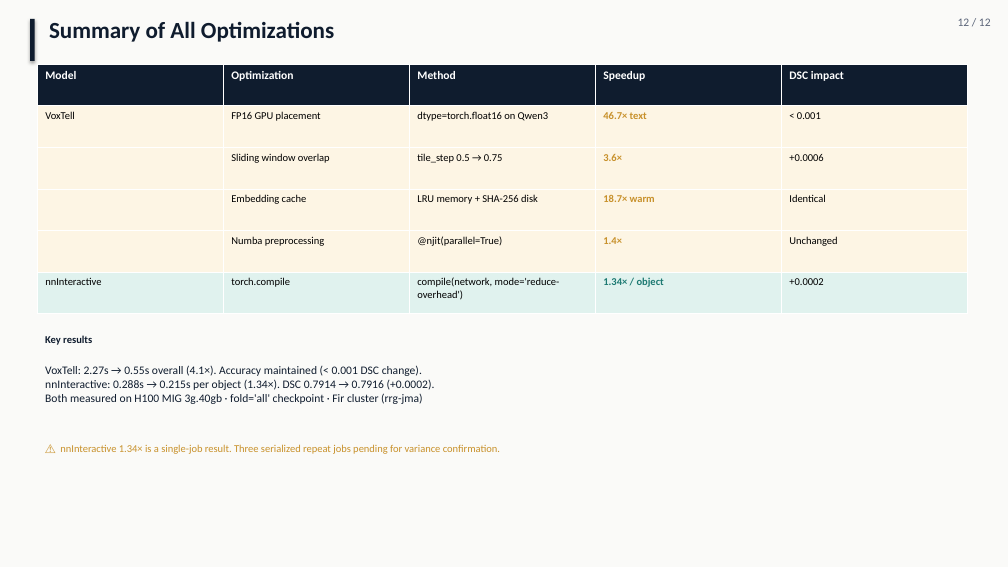
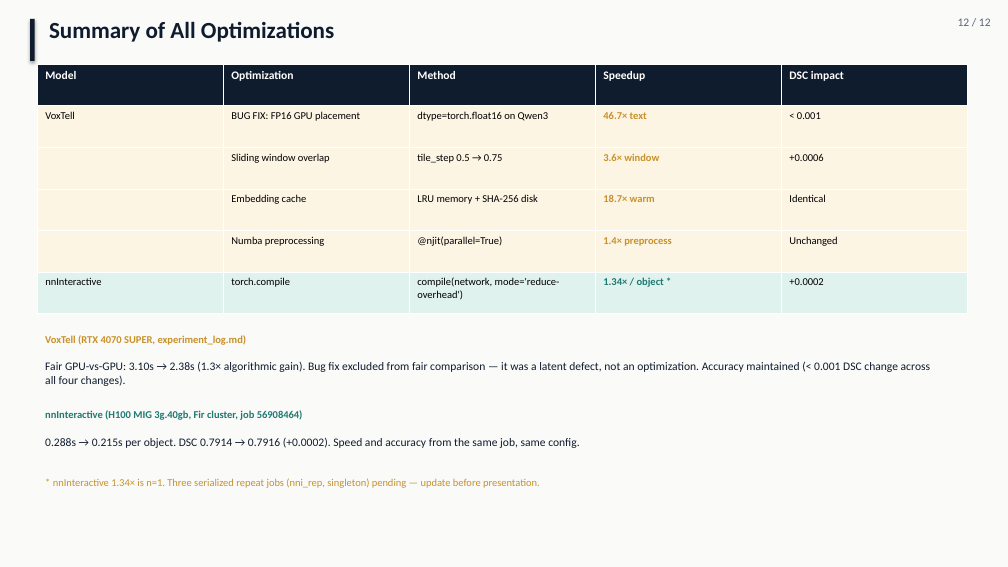
Before and after one commit to pentaexe/VoxTell-main, a slide deck: slide 12 of slides.pptx. Drawn at 1008x567 pixels with LibreOffice and Linux fonts; fonts in the diff are those of the drawing. Boxes give left, top, right and bottom in pixels: in the first picture for what was removed or moved away, otherwise in the second. Text is boxed around its words. In the diff, an @@ line names an element or a change of style, - is before the commit and + after.

```diff
--- a/slides.pptx
+++ b/slides.pptx
@@ table at (38, 64, 968, 314) @@
-row 2, column 2: FP16 GPU placement
+row 2, column 2: BUG FIX: FP16 GPU placement
-row 3, column 4: 3.6×
+row 3, column 4: 3.6× window
-row 5, column 4: 1.4×
+row 5, column 4: 1.4× preprocess
-row 6, column 4: 1.34× / object
+row 6, column 4: 1.34× / object *
@@ text at (45, 335, 247, 345): text changed; text colour #0F1C2E to #C8912B @@
-Key results
+VoxTell (RTX 4070 SUPER, experiment_log.md)
@@ text at (45, 361, 930, 386): text changed @@
-VoxTell: 2.27s → 0.55s overall (4.1×). Accuracy maintained (< 0.001 DSC change).
-nnInteractive: 0.288s → 0.215s per object (1.34×). DSC 0.7914 → 0.7916 (+0.0002).
-Both measured on H100 MIG 3g.40gb · fold='all' checkpoint · Fir cluster (rrg-jma)
+Fair GPU-vs-GPU: 3.10s → 2.38s (1.3× algorithmic gain). Bug fix excluded from fair comparison — it was a latent defect, not an optimization. Accuracy maintained (< 0.001 DSC change across all four changes).
@@ text added at (45, 410, 303, 420), 10 pt, text #1D7A72, bold @@
+nnInteractive (H100 MIG 3g.40gb, Fir cluster, job 56908464)
@@ text added at (45, 437, 579, 448), 11 pt, text #0F1C2E @@
+0.288s → 0.215s per object. DSC 0.7914 → 0.7916 (+0.0002). Speed and accuracy from the same job, same config.
@@ text at (53, 478, 540, 488): text changed @@
-⚠ nnInteractive 1.34× is a single-job result. Three serialized repeat jobs pending for variance confirmation.
+* nnInteractive 1.34× is n=1. Three serialized repeat jobs (nni_rep, singleton) pending — update before presentation.
```
Also in this commit, not shown: 4 other slides changed, 4 other files.
